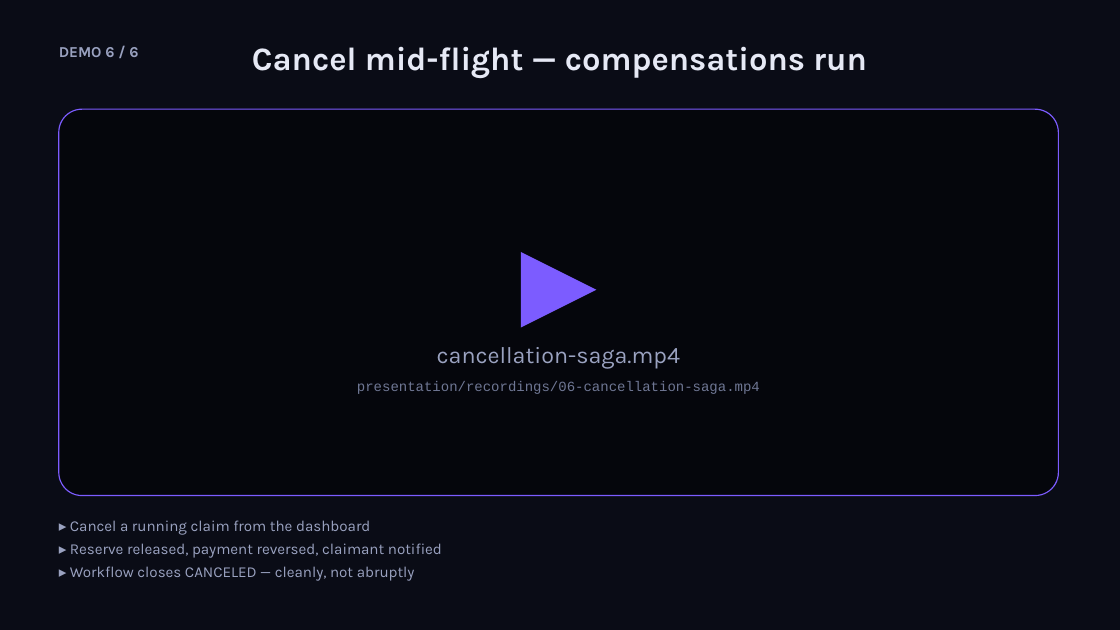
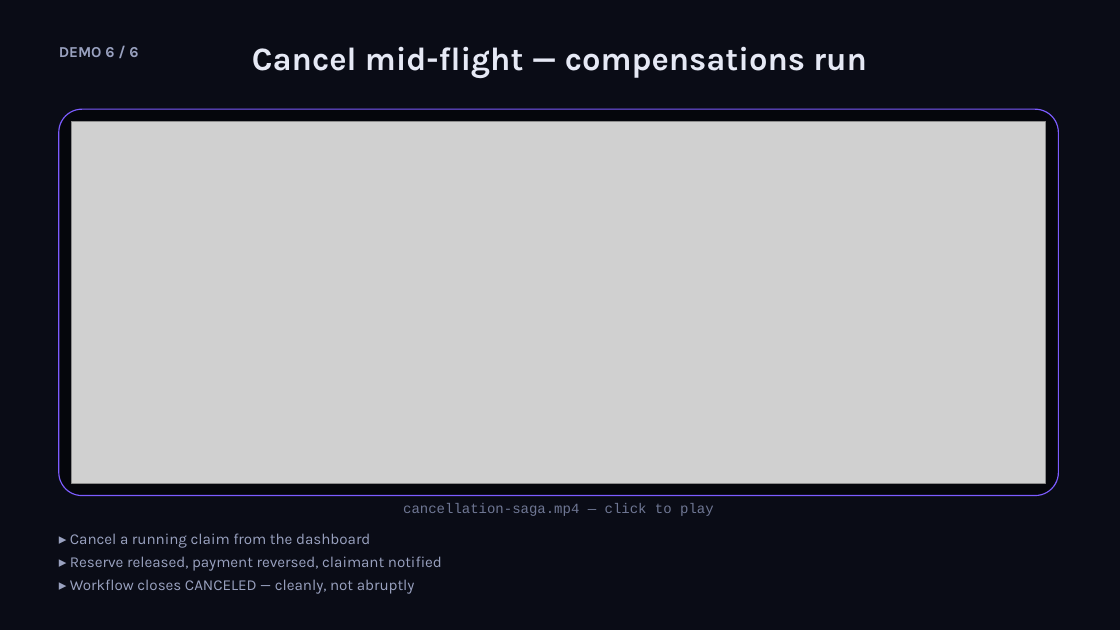
Before and after one commit to simy307/temporal-claims-demo, a slide deck: slide 23 of presentation/Lifting-the-Veil-Temporal-Talk.pptx. Drawn at 1120x630 pixels with LibreOffice and Linux fonts; fonts in the diff are those of the drawing; grey boxes stand for pictures. Boxes give left, top, right and bottom in pixels: in the first picture for what was removed or moved away, otherwise in the second. Text is boxed around its words. In the diff, an @@ line names an element or a change of style, - is before the commit and + after.

```diff
--- a/presentation/Lifting-the-Veil-Temporal-Talk.pptx
+++ b/presentation/Lifting-the-Veil-Temporal-Talk.pptx
@@ picture added at (71,122,1046,483) @@
@@ triangle removed at (521,252,597,328) @@
@@ text removed at (357,381,760,394) @@
-presentation/recordings/06-cancellation-saga.mp4
@@ text at (403,503,714,516): text changed; size 20 to 12 pt; font Karla to Courier New; text colour #9AA2C0 to #6F7794 @@
-cancellation-saga.mp4
+cancellation-saga.mp4 — click to play
@@ text "▸ Cancel a running claim ...": place and size @@
-text "▸ Cancel a running claim ..." at (70,520,442,581)
+text "▸ Cancel a running claim ..." at (70,533,442,594)
```
Also in this commit, not shown: 6 other slides changed, 1 other file.
